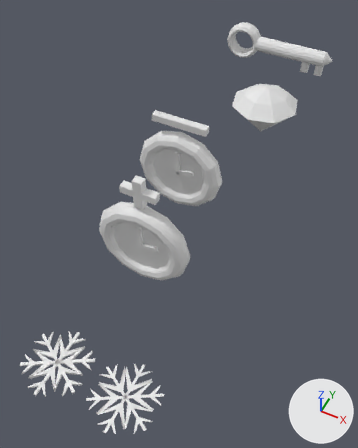
Before and after pictures for a commit that changed the Blender file Assets/Blender/Modele.blend.
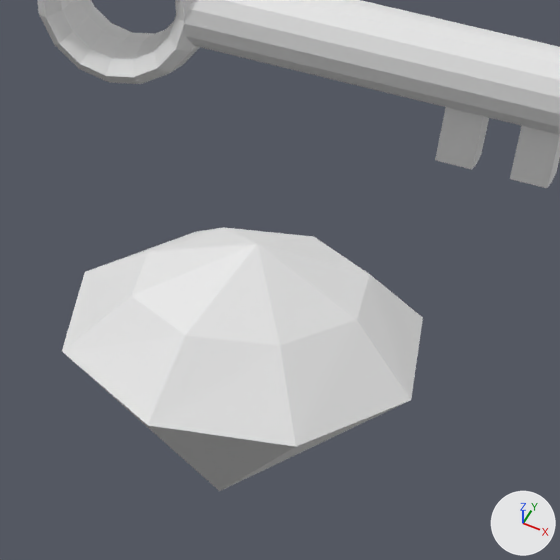
Each version appears first whole from a camera (50 mm lens) standing at (11.54, -8.22, 25.45) and looking at (0.09, 14.67, -3.16), and next in a close-up on the part from 62% to 90% of the width and 9% to 32% of the height. Arrows for +X, +Y and +Z are at lower right; the lights stay in place. The last two pictures show the newer version.

Names of what the first close-up shows: 'Diamond', 'Key'.
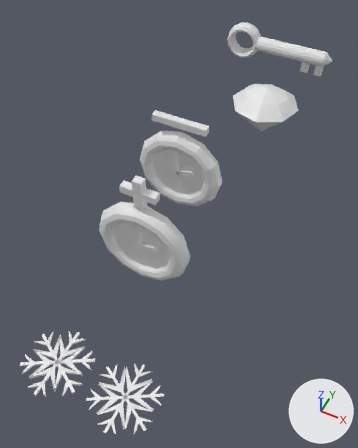
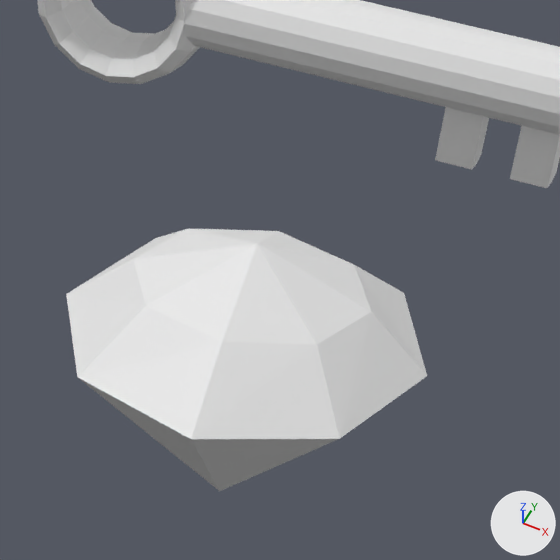
Changed parts and their boxes [x1, y1, x2, y2] in the close-ups (560 x 560 px):
```json
{"object": "Diamond", "change": "turned", "before": [62, 227, 423, 491], "after": [66, 229, 427, 491]}
```

Scene script edits in JSON lines:
```json
{"op": "set", "path": "ob_diamond.rotation_euler", "old": "(0.0, 0.0, 0.0)", "new": "(0.0, 0.0, -0.542)", "note": "degrees (0, 0, 0) -> degrees (0, 0, -31)"}
```
